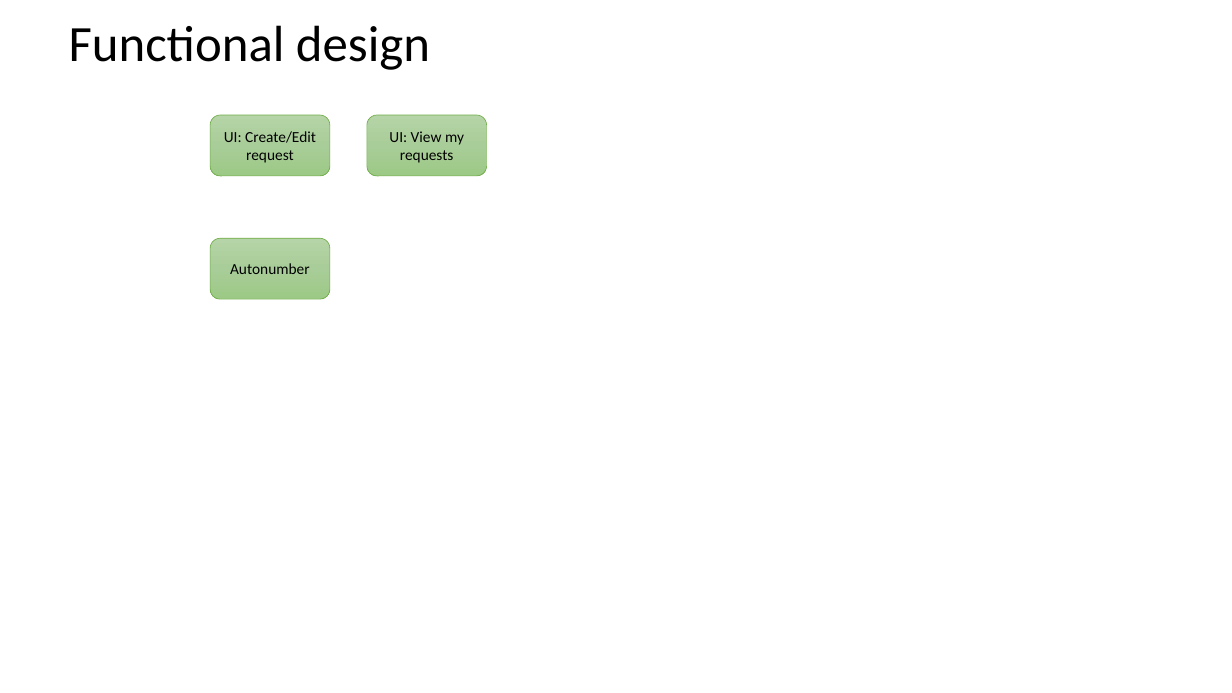
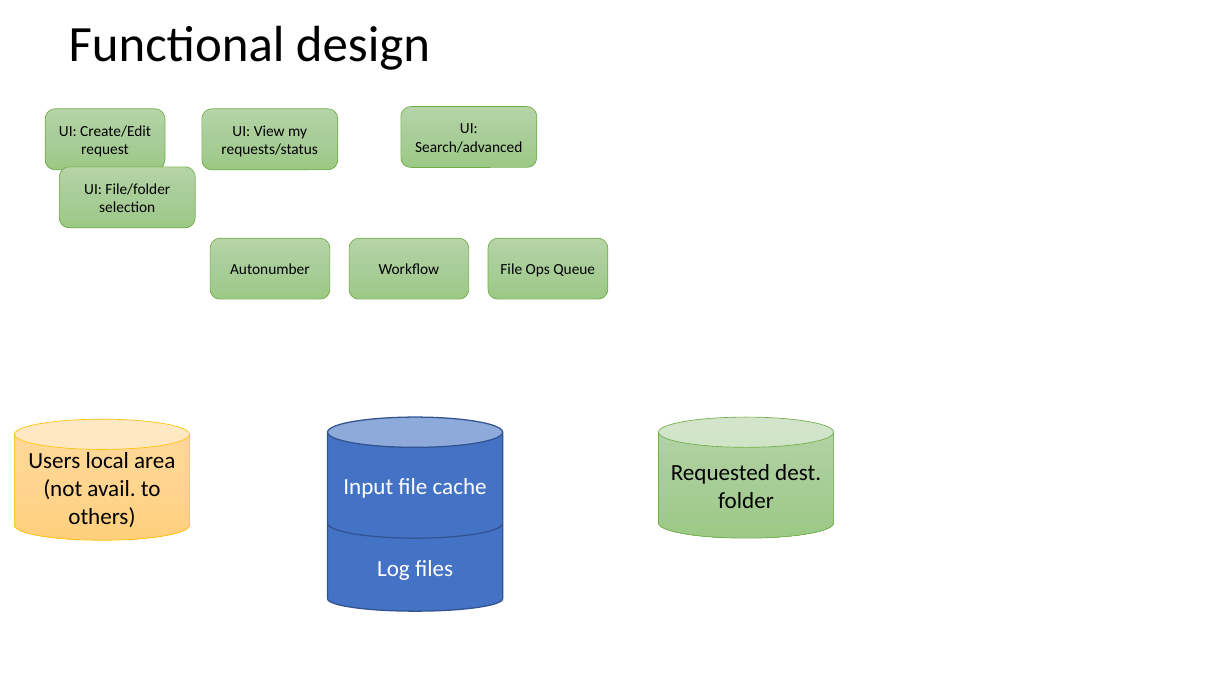
Before and after one commit to diarmuidclarke/eworq2, a slide deck: slide 6 of design.pptx (slide 3 before the commit). Drawn at 1232x693 pixels with LibreOffice and Linux fonts; fonts in the diff are those of the drawing. Boxes give left, top, right and bottom in pixels: in the first picture for what was removed or moved away, otherwise in the second. Text is boxed around its words. In the diff, an @@ line names an element or a change of style, - is before the commit and + after.

Commit message:
part 1 complete - eworqapp view

```diff
--- a/design.pptx
+++ b/design.pptx
@@ rounded rectangle "UI: Create/Edit request": place and size @@
-rounded rectangle "UI: Create/Edit request" at (210,115,330,176)
+rounded rectangle "UI: Create/Edit request" at (45,109,165,170)
@@ rounded rectangle "UI: View my requests/status": place and size @@
-rounded rectangle "UI: View my requests/status" at (367,115,487,176)
+rounded rectangle "UI: View my requests/status" at (202,109,338,170)
@@ rounded rectangle added at (401,106,537,167), fill gradient #B5D5A7 to #AACE9A to #9CC987, outline #70AD47 0.5 pt, 12 pt, text #000000 @@
+UI: Search/advanced
@@ text in rounded rectangle at (221,125,318,157): text changed @@
-UI: View my requests
+UI: View my requests/status
@@ rounded rectangle added at (59,167,195,228), fill gradient #B5D5A7 to #AACE9A to #9CC987, outline #70AD47 0.5 pt, 12 pt, text #000000 @@
+UI: File/folder selection
@@ rounded rectangle added at (349,238,470,299), fill gradient #B5D5A7 to #AACE9A to #9CC987, outline #70AD47 0.5 pt, 12 pt, text #000000 @@
+Workflow
@@ rounded rectangle added at (488,238,608,299), fill gradient #B5D5A7 to #AACE9A to #9CC987, outline #70AD47 0.5 pt, 12 pt, text #000000 @@
+File Ops Queue
@@ cylinder added at (327,417,503,538), fill #4472C4, outline #325491 1 pt, 18 pt, text #FFFFFF @@
+Input file cache
@@ cylinder added at (659,417,835,538), fill gradient #B5D5A7 to #AACE9A to #9CC987, outline #70AD47 0.5 pt, 18 pt, text #000000 @@
+Requested dest. folder
@@ cylinder added at (15,420,190,541), fill gradient #FFDB9E to #FFD590 to #FFD07C, outline #FFC000 0.5 pt, 18 pt, text #000000 @@
+Users local area (not avail. to others)
@@ cylinder added at (327,512,503,612), fill #4472C4, outline #325491 1 pt, 18 pt, text #FFFFFF @@
+Log files
```
Also in this commit, not shown: 2 other slides changed, 3 slides added, 3 other files.
